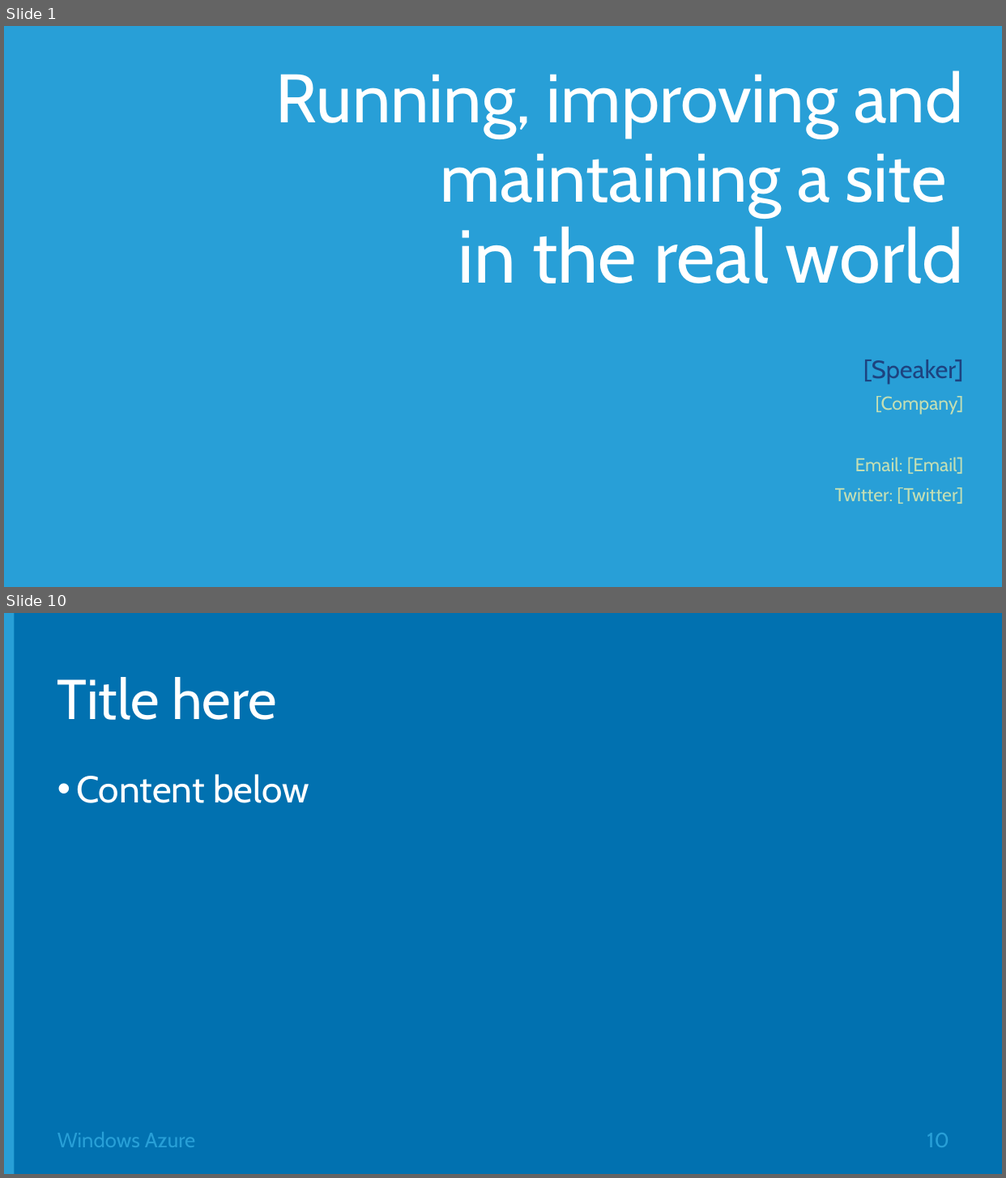
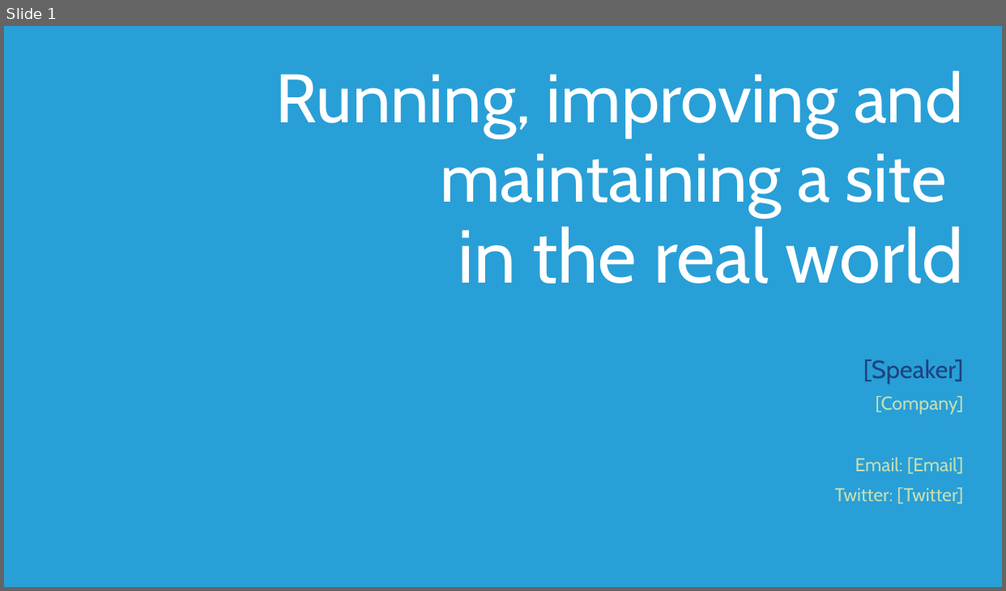
Before and after one commit to Microsoft-Web/DECK-ASPNET-in-Production, a slide deck: 6-ASPNET-in-Production.pptx. Shown one above the other, each under a label of ours: slides 1 and 10 before the commit, slide 1 after it; the slides between them are not shown. The pictures are 1006x1178 and 1006x591 pixels, drawn with LibreOffice and Linux fonts; fonts in the diff are those of the drawing; background and template pictures are left out. Boxes give left, top, right and bottom in pixels: in the first picture for what was removed or moved away, otherwise in the second. Text is boxed around its words. In the diff, an @@ line names an element or a change of style, - is before the commit and + after.

```diff
--- a/6-ASPNET-in-Production.pptx
+++ b/6-ASPNET-in-Production.pptx
@@ slide 10 removed at (4,613,1002,1174), background #0171B0 @@
@@ rectangle removed at (4,613,14,1174) @@
@@ title removed at (57,677,277,720) @@
-Title here
@@ text removed at (76,774,309,803) @@
-• Content below
@@ text removed at (57,1132,195,1148) @@
-Windows Azure
@@ page number removed at (927,1133,948,1148) @@
-10
```
Also in this commit, not shown: 1 slide changed, 2 slides added, 7 other slides removed, 1 other file.
